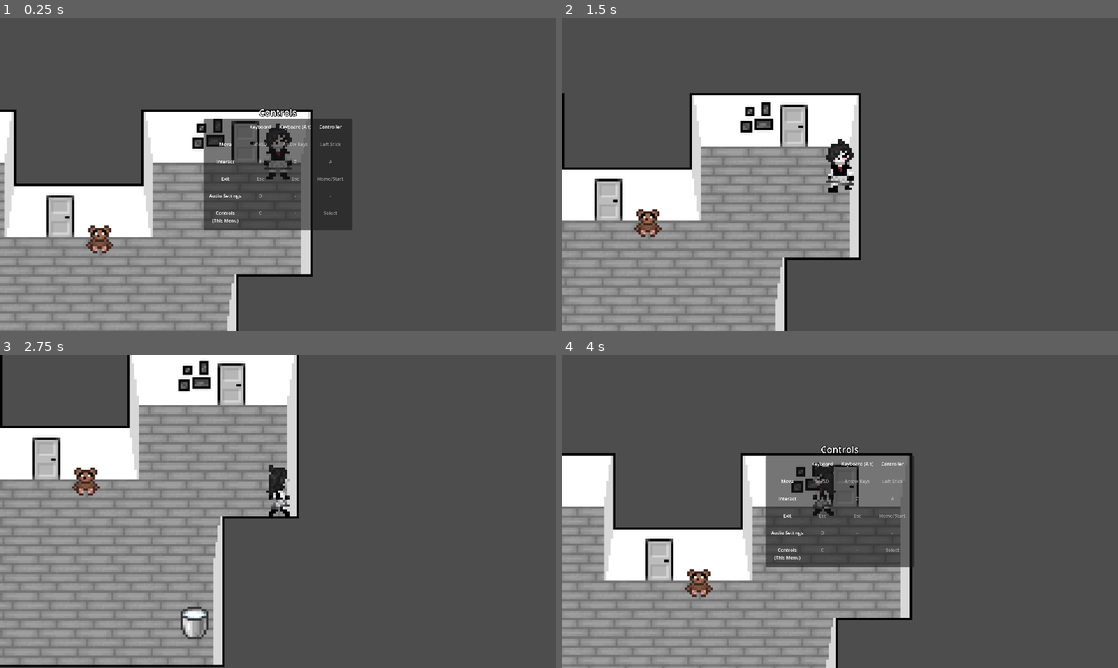
Above: before the commit, frames 1-4 (two rows, left to right).
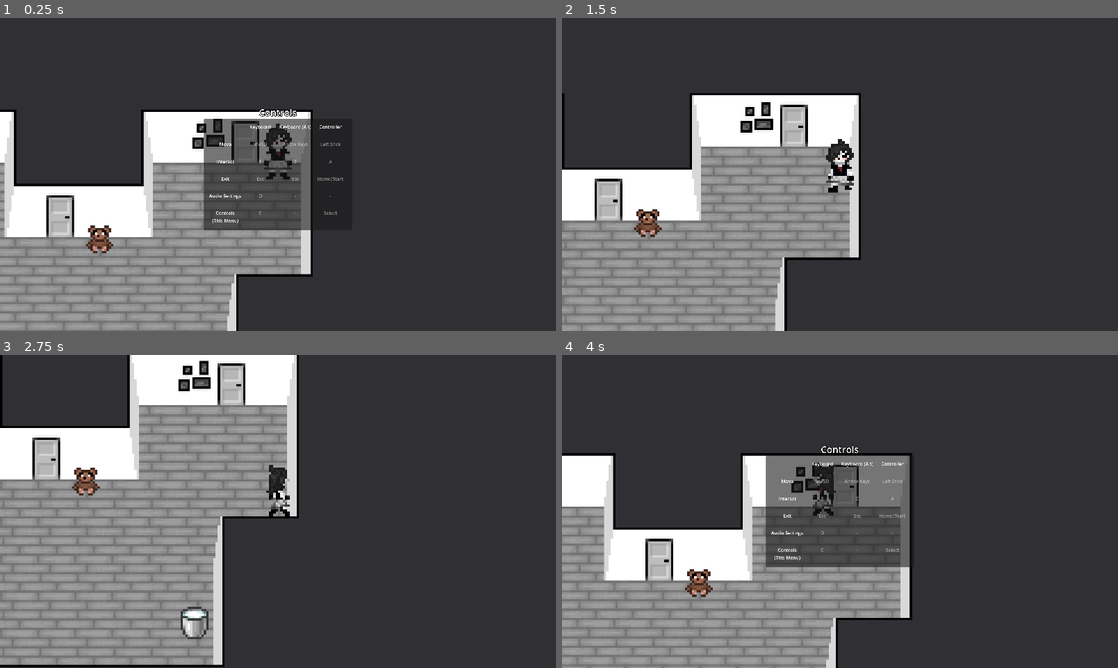
Above: after the commit, the same moments.

Repository: Theooolone/m-game
Game: Godot game, scene res://scenes/main.tscn
The game is run twice, just before and just after one commit, with the same random seed, the same clock (stepped at 60 frames per second) and the same inputs.
Inputs:
- Up to frame 1 (0.25 s): no input
- Up to frame 2 (1.5 s): tap Enter at 0.5 s; hold Right (right) 0.53-1.28 s; tap E (interact) at 0.6 s; tap Space at 1.25 s; hold S (down) from 1.28 s (still down); tap C (show_controls) at 1.35 s
- Up to frame 3 (2.75 s): release S (down) at 2.03 s; hold Right (right) from 2.03 s (still down); tap E (interact) at 2.1 s
- Up to frame 4 (4 s): release Right (right) at 2.78 s; hold W (up) 2.78-3.53 s; tap C (show_controls) at 2.85 s; hold A (left) from 3.53 s (still down); tap E (interact) at 3.6 s

The runs differ from the first frame. In frame 1, 65% of the frame differs, in the area x 0-100%, y 0-100%; in frame 2, 67%; in frame 3, 58%; in frame 4, 64%.

Commit message:
Better BG colour :D

Diff:
--- a/project.godot
+++ b/project.godot
@@ -28,7 +28,7 @@
 
 window/size/viewport_width=1920
 window/size/viewport_height=1080
-window/size/mode=2
+window/size/mode=3
 window/size/initial_position_type=3
 window/energy_saving/keep_screen_on=false
 window/stretch/mode="viewport"
@@ -114,3 +114,4 @@
 
 textures/canvas_textures/default_texture_filter=0
 renderer/rendering_method="mobile"
+environment/defaults/default_clear_color=Color(0.188235, 0.188235, 0.203922, 1)
